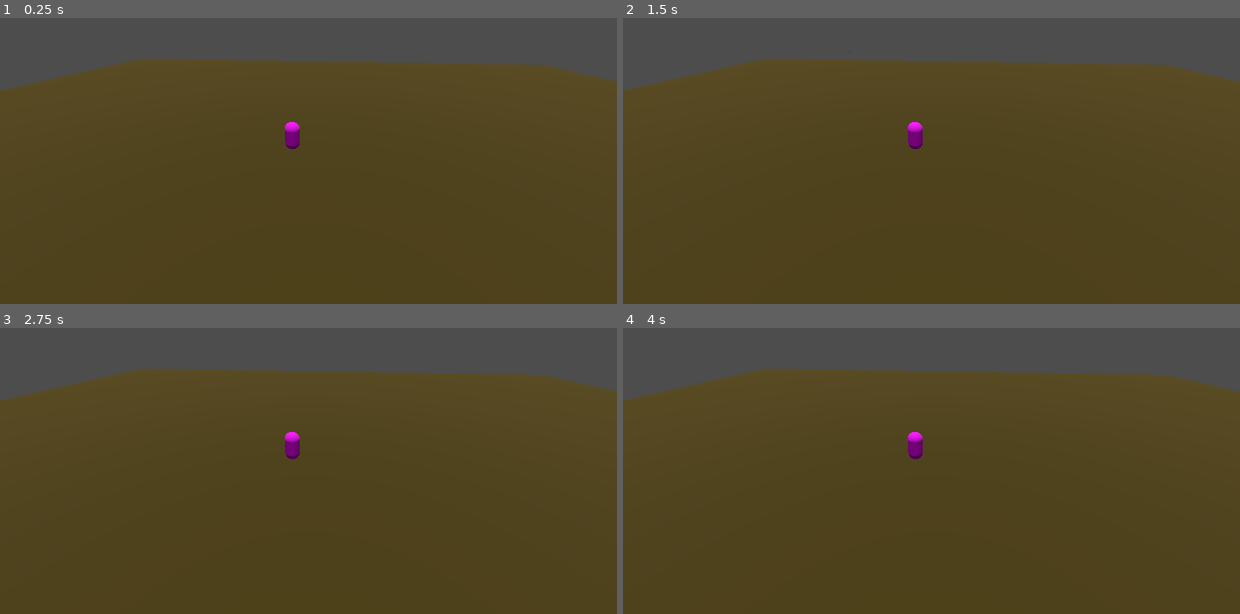
Above: before the commit, frames 1-4 (two rows, left to right).
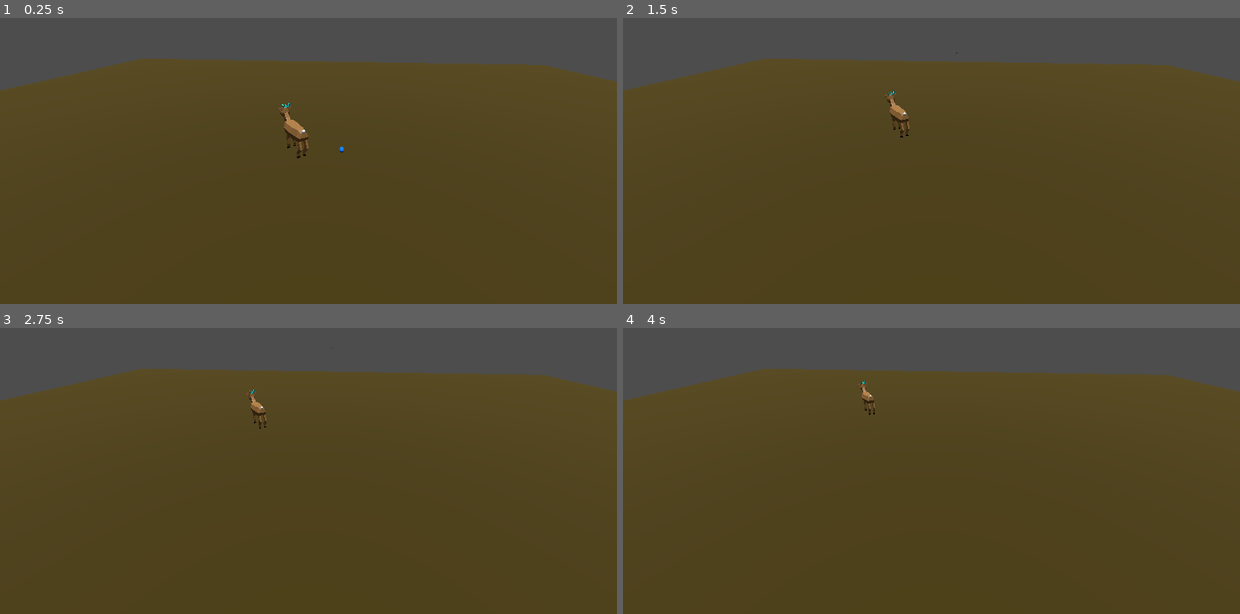
Above: after the commit, the same moments.

Repository: kongshijatwit/deer-forest
Game: Godot game, scene res://scenes/test/deer_test.tscn
Same seed, same stepped clock (60 frames per second), same inputs: the game is played once before the commit and once after it. Before the commit the project has no main scene; this scene is started directly in both runs.
Inputs:
- Up to frame 1 (0.25 s): no input
- Up to frame 2 (1.5 s): tap Enter at 0.5 s
- Up to frame 3 (2.75 s): no input
- Up to frame 4 (4 s): no input

The runs differ from the first frame. In frame 1, 0.4% of the frame differs, in the area x 45-56%, y 29-50%; in frame 2, 0.4%, in the area x 36-55%, y 11-46%; in frame 3, 0.4%; in frame 4, 0.3%.

Commit message:
Correctly rotate deer to face walking/running direction

Diff:
--- /dev/null
+++ b/assets/models/deer_test.tscn
@@ -0,0 +1,6 @@
+[gd_scene load_steps=2 format=3 uid="uid://b762tl3jw1go6"]
+
+[ext_resource type="PackedScene" uid="uid://bsehfwvy2mtql" path="res://assets/models/Deer_Test.glb" id="1_felaq"]
+
+[node name="Deer_Test" instance=ExtResource("1_felaq")]
+transform = Transform3D(-4.37114e-08, 0, 1, 0, 1, 0, -1, 0, -4.37114e-08, 0, 0, 0)
--- a/prefabs/deer/deer.tscn
+++ b/prefabs/deer/deer.tscn
@@ -1,26 +1,32 @@
 [gd_scene load_steps=6 format=3 uid="uid://dxqbeieje54w3"]
 
 [ext_resource type="Script" uid="uid://chbnlf4sb5tev" path="res://scripts/deer/deer.gd" id="1_rvdin"]
+[ext_resource type="PackedScene" uid="uid://b762tl3jw1go6" path="res://assets/models/deer_test.tscn" id="2_55h0u"]
 
-[sub_resource type="CapsuleMesh" id="CapsuleMesh_so5nf"]
+[sub_resource type="CylinderShape3D" id="CylinderShape3D_55h0u"]
+height = 2.32635
 
-[sub_resource type="StandardMaterial3D" id="StandardMaterial3D_rvdin"]
-albedo_color = Color(0.971633, 0.00975379, 1, 1)
-
-[sub_resource type="CapsuleShape3D" id="CapsuleShape3D_rvdin"]
+[sub_resource type="BoxShape3D" id="BoxShape3D_bt2a0"]
+size = Vector3(0.805916, 2.03346, 2.20898)
 
 [sub_resource type="SphereShape3D" id="SphereShape3D_gcwh4"]
 radius = 6.04495
 
 [node name="Deer" type="CharacterBody3D"]
+axis_lock_angular_x = true
+axis_lock_angular_y = true
+axis_lock_angular_z = true
 script = ExtResource("1_rvdin")
 
-[node name="Mesh" type="MeshInstance3D" parent="."]
-mesh = SubResource("CapsuleMesh_so5nf")
-surface_material_override/0 = SubResource("StandardMaterial3D_rvdin")
+[node name="Deer_Test" parent="." instance=ExtResource("2_55h0u")]
 
-[node name="Collider" type="CollisionShape3D" parent="."]
-shape = SubResource("CapsuleShape3D_rvdin")
+[node name="head_collider" type="CollisionShape3D" parent="."]
+transform = Transform3D(-2.31815e-08, 2.31815e-08, 0.75, 0.53033, 0.53033, 0, -0.53033, 0.53033, -3.27835e-08, 0.0144947, 0.340001, 0.841865)
+shape = SubResource("CylinderShape3D_55h0u")
+
+[node name="torso_collider" type="CollisionShape3D" parent="."]
+transform = Transform3D(1, 0, 0, 0, 1, 0, 0, 0, 1, -0.0158319, -0.545403, -0.606497)
+shape = SubResource("BoxShape3D_bt2a0")
 
 [node name="Area3D" type="Area3D" parent="."]
 
--- a/project.godot
+++ b/project.godot
@@ -11,5 +11,6 @@
 [application]
 
 config/name="deer-forest"
+run/main_scene="uid://b2g1vks7dnx6g"
 config/features=PackedStringArray("4.4", "Forward Plus")
 config/icon="res://icon.svg"
--- a/scenes/test/deer_test.tscn
+++ b/scenes/test/deer_test.tscn
@@ -34,7 +34,7 @@
 shape = SubResource("BoxShape3D_eqqxn")
 
 [node name="Deer" parent="." instance=ExtResource("1_61it4")]
-transform = Transform3D(1, 0, 0, 0, 1, 0, 0, 0, 1, 2.274, 1.5, 6.384)
+transform = Transform3D(1, 0, 0, 0, 1, 0, 0, 0, 1, 2.274, 2.1, 6.384)
 
 [node name="bullet" parent="." instance=ExtResource("2_eqqxn")]
-transform = Transform3D(1, 0, 0, 0, -4.37114e-08, -1, 0, 1, -4.37114e-08, 25.3186, 0.953884, -3.04457)
+transform = Transform3D(1, 0, 0, 0, -4.37114e-08, -1, 0, 1, -4.37114e-08, -1.05936, 0.953884, -2.99092)
--- a/scripts/deer/deer.gd
+++ b/scripts/deer/deer.gd
@@ -15,7 +15,6 @@
 var walk_timer: float
 var run_timer: float
 
-var walk_direction: Vector3
 var run_direction: Vector3
 var walk_speed: float = 100.0
 var run_speed: float = 200
@@ -43,7 +42,7 @@
                 if current_state == STATE.IDLE:
                     print("keep idling")
                 elif current_state == STATE.WALK:
-                    walk_direction = Vector3(randf_range(-1, 1), 0, randf_range(-1, 1))
+                    rotate_y(deg_to_rad(randf_range(0.0, 360.0)))
                 idle_timer = randf_range(MIN_IDLE_TIME, MAX_IDLE_TIME)
 
         STATE.WALK:
@@ -80,19 +79,21 @@
 
 func _physics_process(delta: float) -> void:
     if current_state == STATE.RUN:
-        var direction: Vector3 = -(spook_object_position - global_position).normalized()
-        direction.y = 0
-        velocity = direction * run_speed * delta
+        # var direction: Vector3 = -(spook_object_position - global_position).normalized()
+        # direction.y = 0
+        velocity = run_direction * run_speed * delta
 
     elif current_state == STATE.WALK:
-        velocity = walk_direction * run_speed * delta
+        velocity = transform.basis.z * walk_speed * delta
 
     move_and_slide()
 
 
 func _on_area_entered(area: Area3D) -> void:
-    print("bullet position " + str(area.get_parent().position.z));
     spook_object_position = area.get_parent().position
     run_direction = -(spook_object_position - global_position).normalized()
+    run_direction.y = 0
+    look_at(spook_object_position)
+    rotation.x = rad_to_deg(0)
     current_state = STATE.SPOOK
     # area.get_parent().queue_free()
Binary file added: assets/models/Deer_Test.glb
Not shown, added: assets/models/Deer_Test.glb.import
